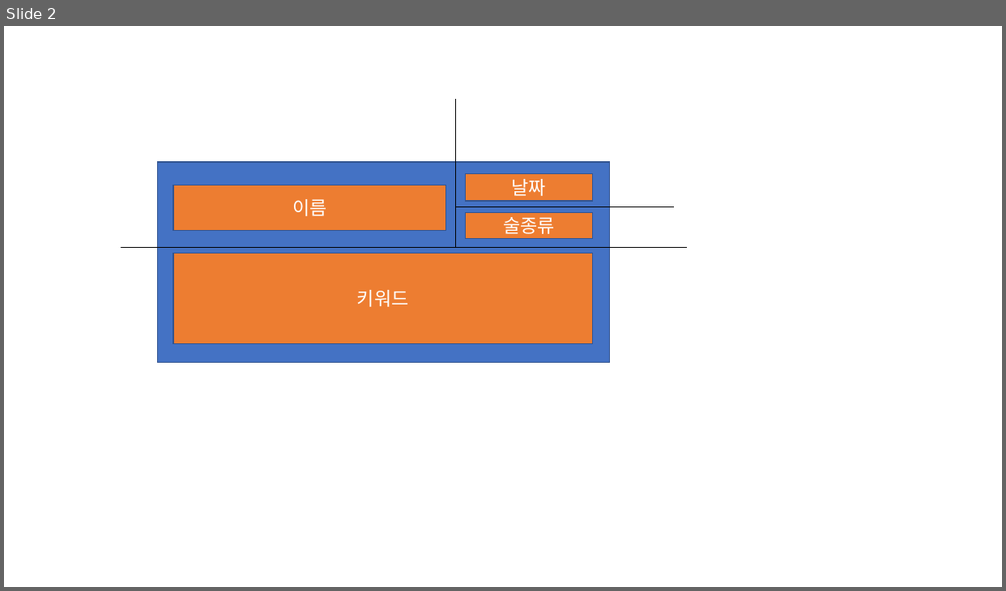
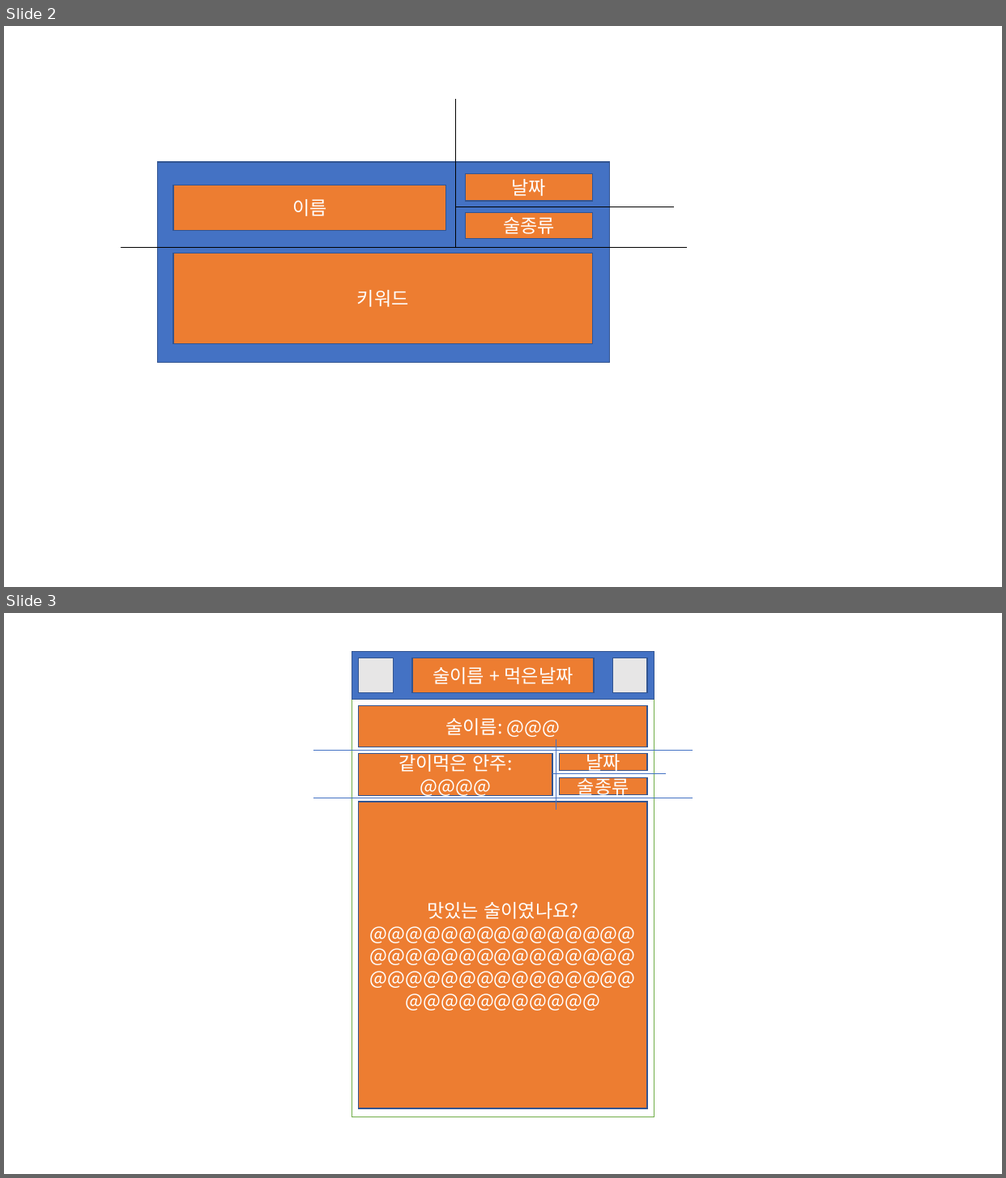
Before and after one commit to Merseong/Alcohol_List, a slide deck: Documents/Layout.pptx. Shown one above the other, each under a label of ours: slide 2 before the commit, slides 2 and 3 after it. The pictures are 1006x591 and 1006x1178 pixels, drawn with LibreOffice and Linux fonts; fonts in the diff are those of the drawing. Boxes give left, top, right and bottom in pixels: in the first picture for what was removed or moved away, otherwise in the second. Text is boxed around its words. In the diff, an @@ line names an element or a change of style, - is before the commit and + after.

```diff
--- a/Documents/Layout.pptx
+++ b/Documents/Layout.pptx
@@ slide 3 added at box(4, 613, 1002, 1174), background #FFFFFF @@
@@ group added at box(351, 652, 654, 1118): 10 rectangles @@
+술이름 + 먹은날짜
+술이름: @@@
+날짜
+술종류
+맛있는 술이였나요? @@@@@@@@@@@@@@@@@@@@@@@@@@@@@@@@@@@@@@@@@@@@@@@@@@@@@@@@
+같이먹은 안주: @@@@
@@ line added from (313, 750) to (692, 750), #4472C4 0.5 pt @@
@@ line added from (556, 739) to (556, 810), #4472C4 0.5 pt @@
@@ line added from (552, 774) to (666, 774), #4472C4 0.5 pt @@
@@ line added from (313, 798) to (692, 798), #4472C4 0.5 pt @@
```
Also in this commit, not shown: 3 other files.
